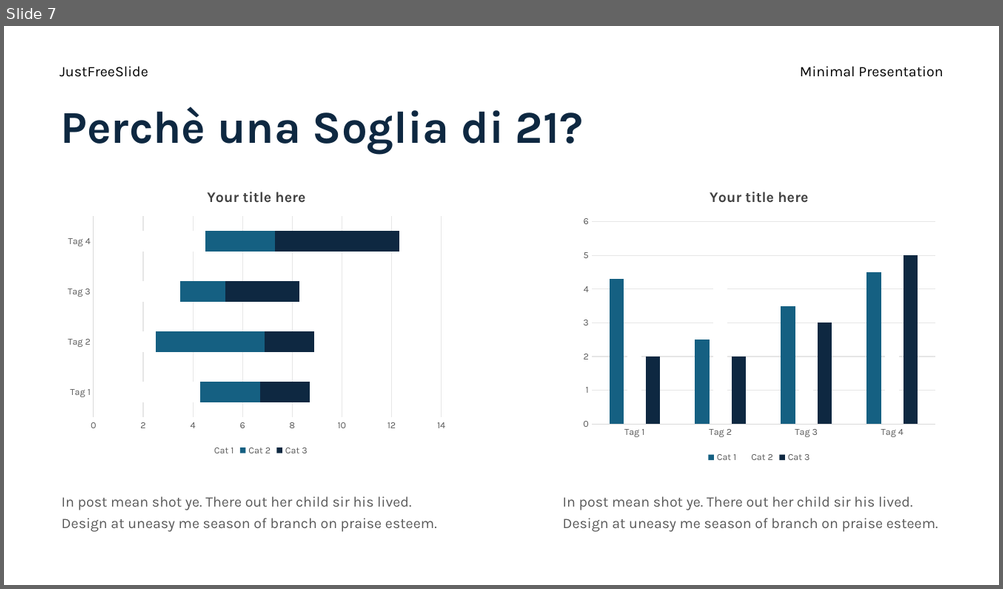
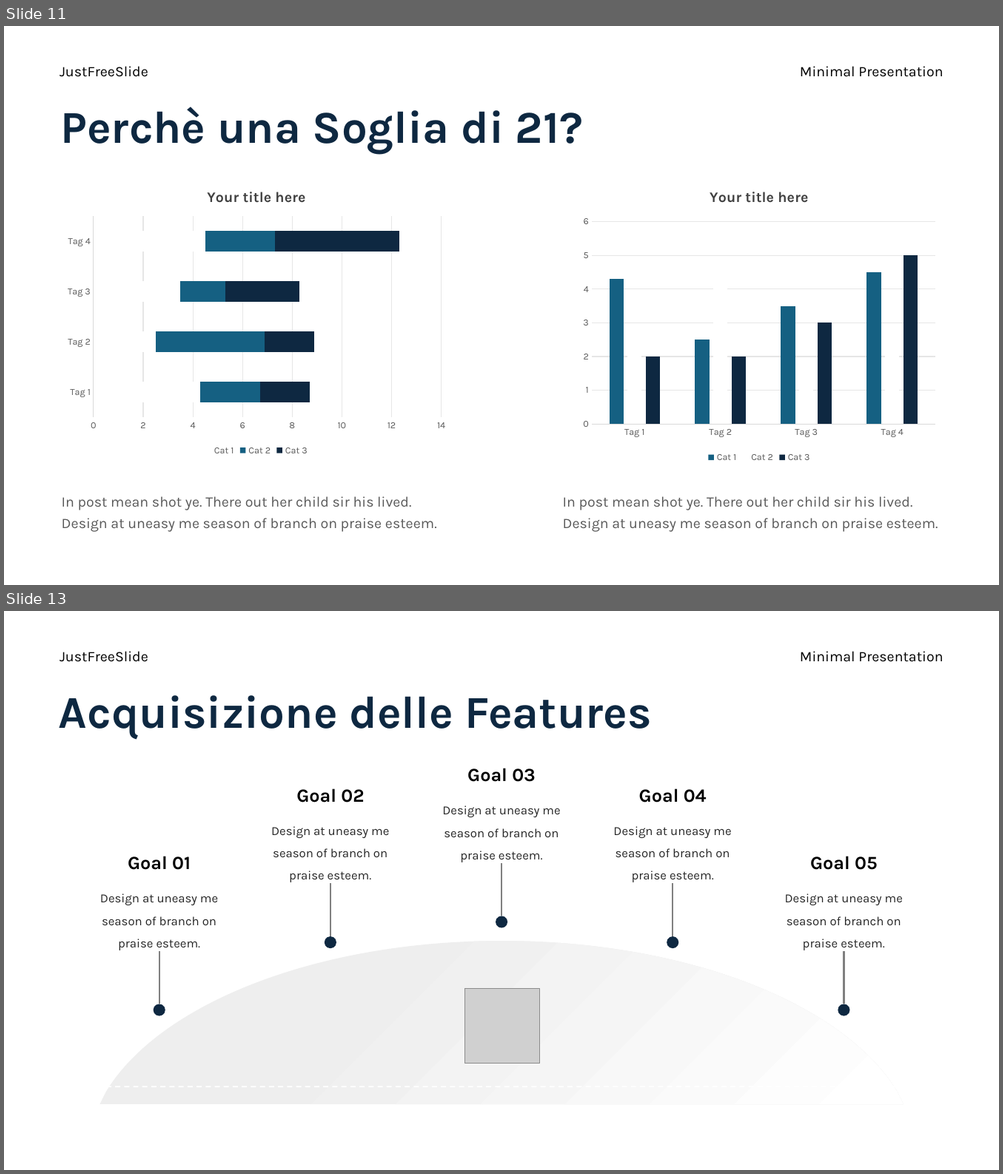
Before and after one commit to aleeteo/leaf_ID, a slide deck: ProjectLeafWIP.pptx. Shown one above the other, each under a label of ours: slide 7 before the commit, slides 11 and 13 after it; the slides between them are not shown. The pictures are 1003x589 and 1003x1174 pixels, drawn with LibreOffice and Linux fonts; fonts in the diff are those of the drawing; grey boxes stand for pictures. Boxes give left, top, right and bottom in pixels: in the first picture for what was removed or moved away, otherwise in the second. Text is boxed around its words. In the diff, an @@ line names an element or a change of style, - is before the commit and + after.

```diff
--- a/ProjectLeafWIP.pptx
+++ b/ProjectLeafWIP.pptx
@@ slide 13 added at [4, 611, 999, 1170], background #FFFFFF @@
@@ text added at [60, 651, 148, 662], 14 pt, text #000000 @@
+JustFreeSlide
@@ text added at [800, 651, 942, 662], 14 pt, text #000000 @@
+Minimal Presentation
@@ title added at [59, 695, 652, 739], 44 pt, text #0E2841, bold @@
+Acquisizione delle Features
@@ text added at [467, 768, 535, 782], 18 pt, text #000000, bold @@
+Goal 03
@@ text added at [296, 789, 364, 803], 18 pt, text #000000, bold @@
+Goal 02
@@ text added at [442, 806, 560, 863], 12 pt, text #262626 @@
+Design at uneasy me season of branch on praise esteem.
@@ text added at [639, 789, 706, 803], 18 pt, text #000000, bold @@
+Goal 04
@@ text added at [271, 826, 389, 884], 12 pt, text #262626 @@
+Design at uneasy me season of branch on praise esteem.
@@ text added at [613, 826, 731, 884], 12 pt, text #262626 @@
+Design at uneasy me season of branch on praise esteem.
@@ text added at [128, 856, 190, 870], 18 pt, text #000000, bold @@
+Goal 01
@@ line added from (502, 916) to (502, 863), #808080 1.5 pt @@
@@ text added at [810, 856, 877, 870], 18 pt, text #000000, bold @@
+Goal 05
@@ text added at [100, 894, 218, 951], 12 pt, text #262626 @@
+Design at uneasy me season of branch on praise esteem.
@@ line added from (331, 937) to (331, 884), #808080 1.5 pt @@
@@ line added from (672, 937) to (672, 884), #808080 1.5 pt @@
@@ text added at [785, 894, 902, 951], 12 pt, text #262626 @@
+Design at uneasy me season of branch on praise esteem.
@@ ellipse added at [495, 916, 508, 928], fill #0E2841 @@
@@ ellipse added at [498, 918, 506, 925], fill #0E2841 @@
@@ freeform shape added at [88, 923, 914, 1087], outline #FFFFFF 1.25 pt dashed @@
@@ freeform shape added at [99, 942, 903, 1105], fill gradient #EEEEEE to #FFFFFF @@
@@ ellipse added at [324, 937, 336, 949], fill #0E2841 @@
@@ ellipse added at [327, 940, 334, 947], fill #0E2841 @@
@@ ellipse added at [666, 937, 678, 949], fill #0E2841 @@
@@ ellipse added at [669, 940, 676, 947], fill #0E2841 @@
@@ line added from (159, 1004) to (159, 951), #808080 1.5 pt @@
@@ line added from (844, 1004) to (844, 951), #808080 1.5 pt @@
@@ ellipse added at [153, 1004, 165, 1016], fill #0E2841 @@
@@ ellipse added at [156, 1006, 163, 1014], fill #0E2841 @@
@@ picture added at [464, 988, 539, 1063] @@
@@ ellipse added at [837, 1004, 849, 1016], fill #0E2841 @@
@@ ellipse added at [839, 1006, 847, 1014], fill #0E2841 @@
@@ what was slide 7 is now slide 11 @@
```
Also in this commit, not shown: 4 slides changed, 6 other slides added.
